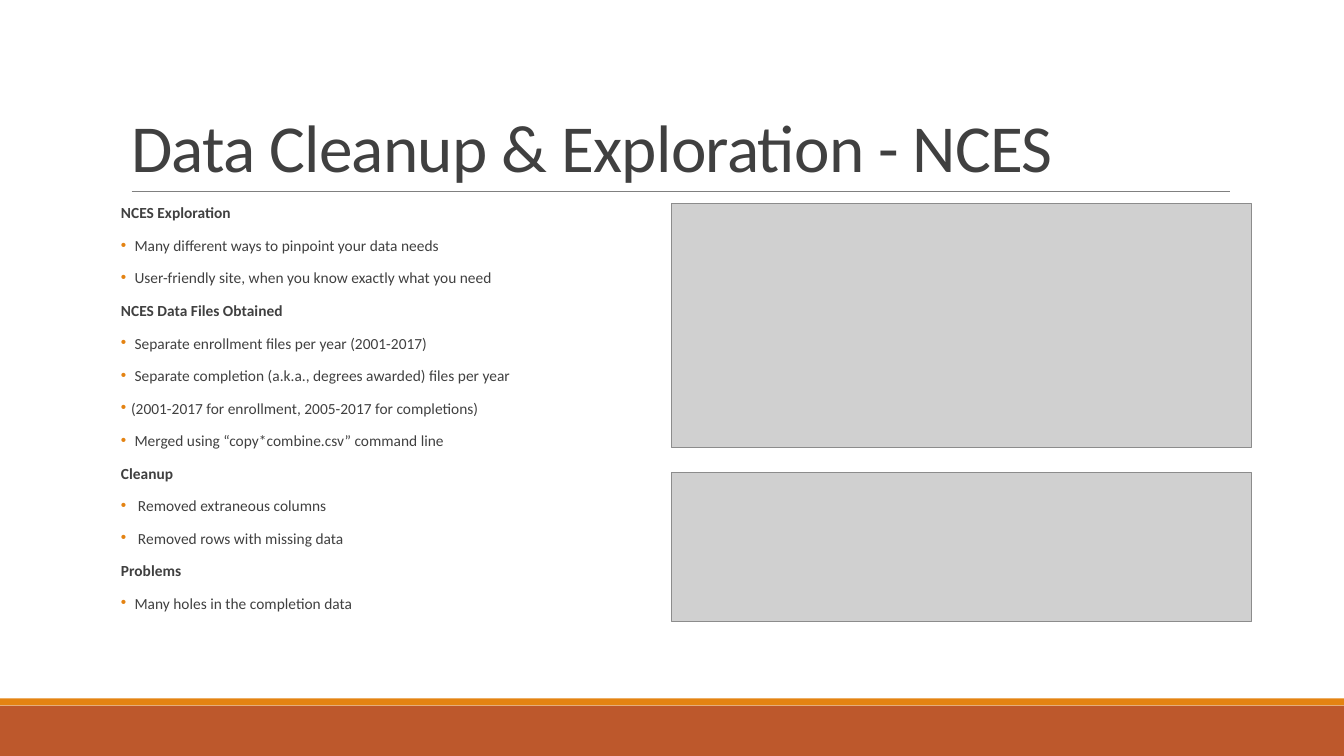
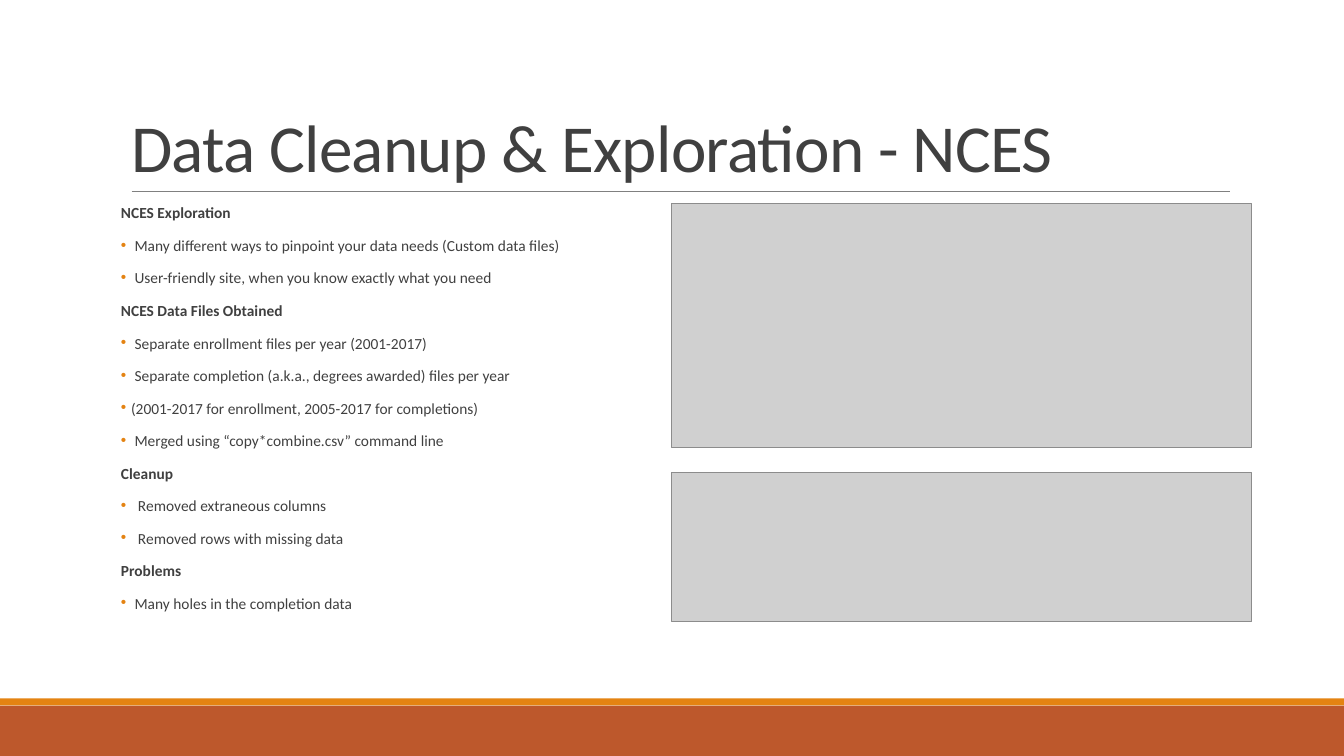
Before and after one commit to grahamb001/Project1, a slide deck: slide 4 of Project 1 Presentation Templatebg_ap.pptx. Drawn at 1344x756 pixels with LibreOffice and Linux fonts; fonts in the diff are those of the drawing; grey boxes stand for pictures. Boxes give left, top, right and bottom in pixels: in the first picture for what was removed or moved away, otherwise in the second. Text is boxed around its words. In the diff, an @@ line names an element or a change of style, - is before the commit and + after.

```diff
--- a/Project 1 Presentation Templatebg_ap.pptx
+++ b/Project 1 Presentation Templatebg_ap.pptx
@@ text at (135,240,559,254): text changed @@
-• Many different ways to pinpoint your data needs
+• Many different ways to pinpoint your data needs (Custom data files)
```
Also in this commit, not shown: 3 other slides changed, 6 slides added, 8 slides removed.
